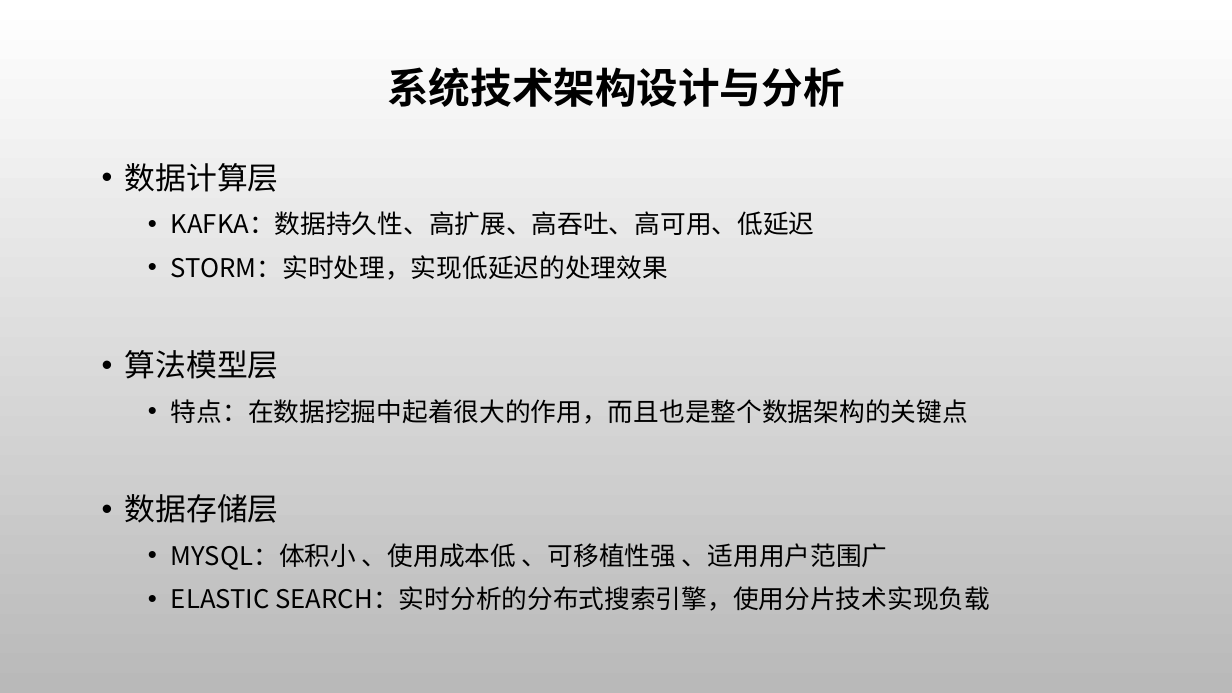
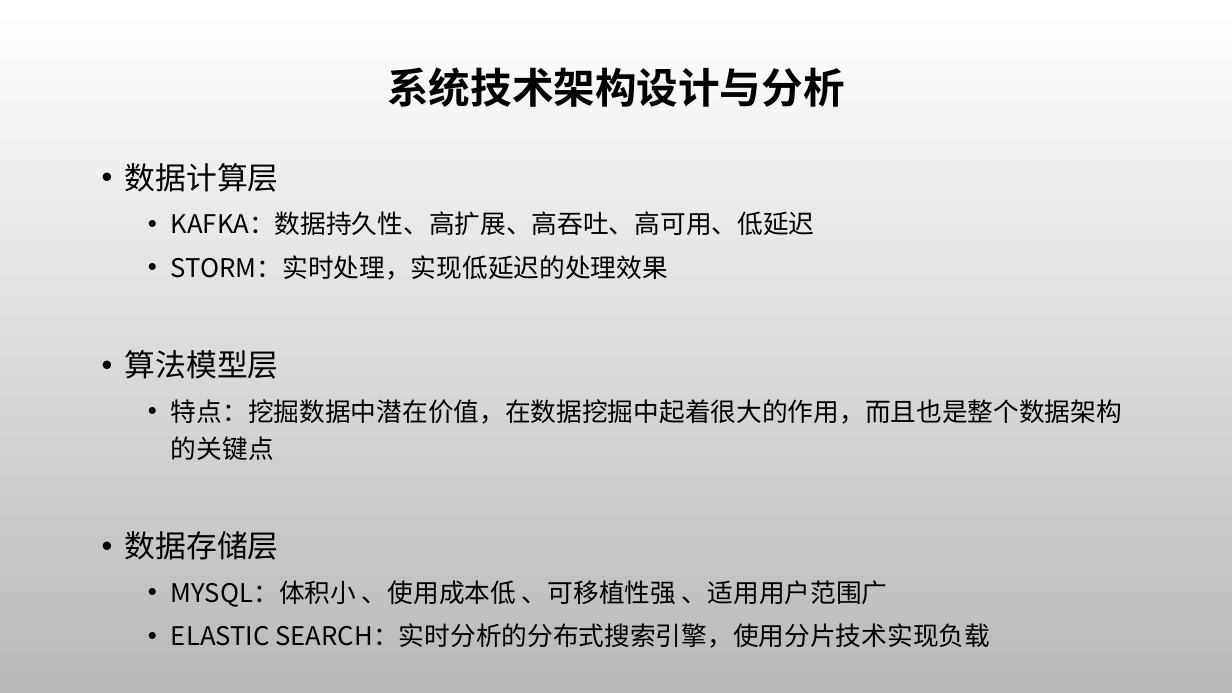
Before and after one commit to ThunderboltLei/BitExams, a slide deck: slide 5 of graduation_design/my_paper/计算机-雷明-毕业答辩.pptx. Drawn at 1232x693 pixels with LibreOffice and Linux fonts; fonts in the diff are those of the drawing; background and template pictures are left out. Boxes give left, top, right and bottom in pixels: in the first picture for what was removed or moved away, otherwise in the second. Text is boxed around its words. In the diff, an @@ line names an element or a change of style, - is before the commit and + after.

```diff
--- a/graduation_design/my_paper/计算机-雷明-毕业答辩.pptx
+++ b/graduation_design/my_paper/计算机-雷明-毕业答辩.pptx
@@ text at <box>171,399,1122,460</box>: text changed @@
-  • 特点：在数据挖掘中起着很大的作用，而且也是整个数据架构的关键点
+  • 特点：挖掘数据中潜在价值，在数据挖掘中起着很大的作用，而且也是整个数据架构的关键点
```
Also in this commit, not shown: 2 other slides changed.
